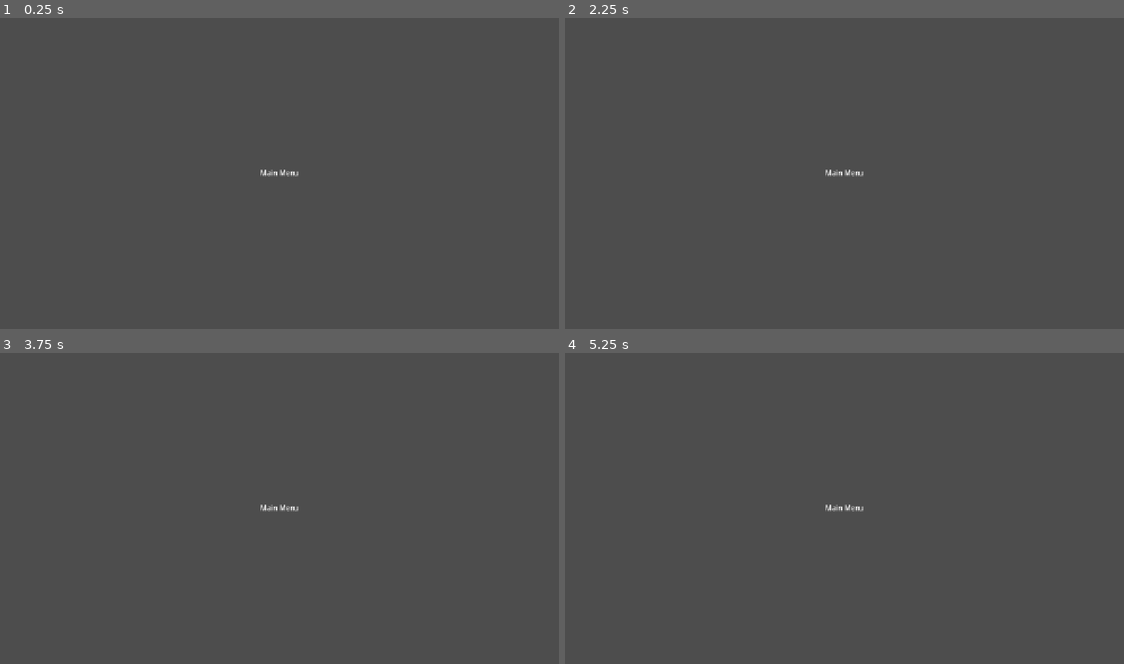
Above: before the commit, frames 1-4 (two rows, left to right).
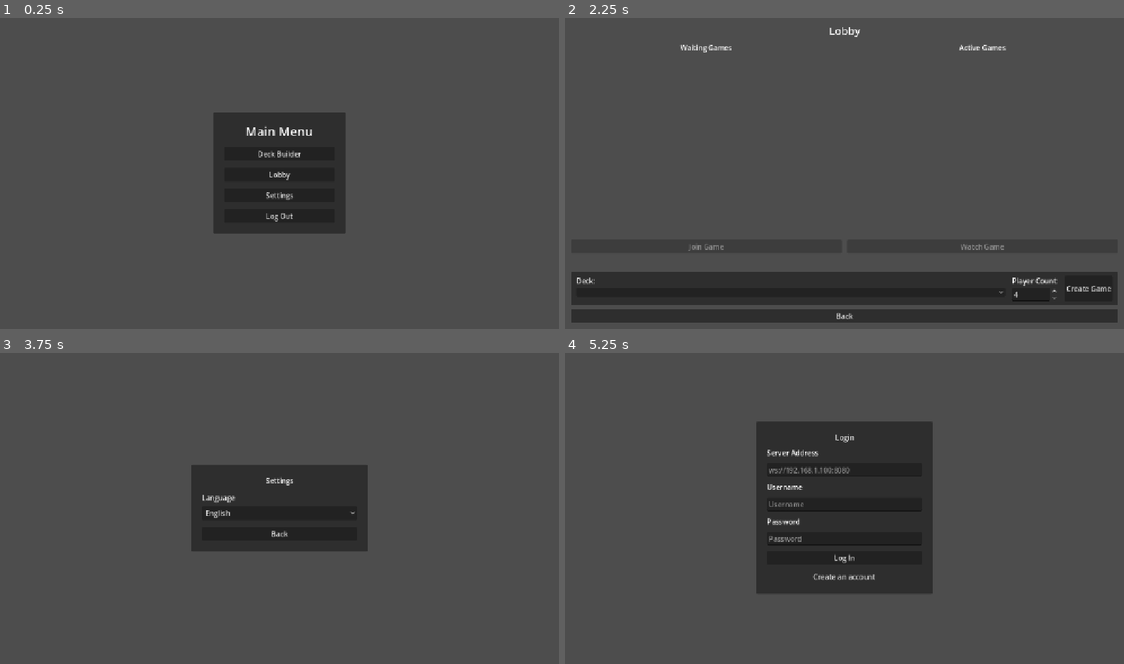
Above: after the commit, the same moments.

Repository: thelinkan/tribbles-kiro
Game: Godot game, scene res://scenes/MainMenu.tscn
Same seed, same stepped clock (60 frames per second), same inputs: the game is played once before the commit and once after it. This scene is started directly instead of the project's main scene.
Inputs (mouse positions are in pixels of both pictures, inside the frame that each line leads up to):
- Up to frame 1 (0.25 s): no input
- Up to frame 2 (2.25 s): click (844, 154) at 0.5 s, where only the run after the commit has a clickable "Deck Builder"; click (581, 316) at 1.25 s, where only the run after the commit has a clickable "Back"; click (844, 173) at 2 s, where only the run after the commit has a clickable "Lobby"
- Up to frame 3 (3.75 s): click (279, 651) at 2.75 s, where only the run after the commit has a clickable "Back"; click (279, 530) at 3.5 s, where only the run after the commit has a clickable "Settings"
- Up to frame 4 (5.25 s): click (844, 533) at 4.25 s, where only the run after the commit has a clickable "Back"; click (844, 552) at 5 s, where only the run after the commit has a clickable "Log Out"

The runs differ from the first frame. In frame 1, 8.9% of the frame differs, in the area x 38-62%, y 30-70%; in frame 2, 15%; in frame 3, 8.6%; in frame 4, 17%, in the area x 34-66%, y 21-78%.

Commit message:
bugfixes main menu and protocol handler

Diff:
--- a/client/scenes/MainMenu.tscn
+++ b/client/scenes/MainMenu.tscn
@@ -1,4 +1,6 @@
-[gd_scene format=3 uid="uid://main_menu"]
+[gd_scene load_steps=2 format=3 uid="uid://main_menu"]
+
+[ext_resource type="Script" path="res://scripts/MainMenu.gd" id="1_script"]
 
 [node name="MainMenu" type="Control"]
 layout_mode = 3
@@ -7,19 +9,54 @@
 anchor_bottom = 1.0
 grow_horizontal = 2
 grow_vertical = 2
+script = ExtResource("1_script")
 
-[node name="Label" type="Label" parent="."]
+[node name="CenterContainer" type="CenterContainer" parent="."]
 layout_mode = 1
-anchors_preset = 8
-anchor_left = 0.5
-anchor_top = 0.5
-anchor_right = 0.5
-anchor_bottom = 0.5
-offset_left = -60.0
-offset_top = -12.0
-offset_right = 60.0
-offset_bottom = 12.0
+anchors_preset = 15
+anchor_right = 1.0
+anchor_bottom = 1.0
 grow_horizontal = 2
 grow_vertical = 2
-text = "Main Menu"
+
+[node name="PanelContainer" type="PanelContainer" parent="CenterContainer"]
+layout_mode = 2
+custom_minimum_size = Vector2(300, 0)
+
+[node name="MarginContainer" type="MarginContainer" parent="CenterContainer/PanelContainer"]
+layout_mode = 2
+theme_override_constants/margin_left = 24
+theme_override_constants/margin_top = 24
+theme_override_constants/margin_right = 24
+theme_override_constants/margin_bottom = 24
+
+[node name="VBoxContainer" type="VBoxContainer" parent="CenterContainer/PanelContainer/MarginContainer"]
+layout_mode = 2
+theme_override_constants/separation = 16
+
+[node name="TitleLabel" type="Label" parent="CenterContainer/PanelContainer/MarginContainer/VBoxContainer"]
+unique_name_in_owner = true
+layout_mode = 2
+text = "Tribbles"
 horizontal_alignment = 1
+theme_override_font_sizes/font_size = 28
+
+[node name="DeckBuilderButton" type="Button" parent="CenterContainer/PanelContainer/MarginContainer/VBoxContainer"]
+unique_name_in_owner = true
+layout_mode = 2
+text = "Deck Builder"
+
+[node name="LobbyButton" type="Button" parent="CenterContainer/PanelContainer/MarginContainer/VBoxContainer"]
+unique_name_in_owner = true
+layout_mode = 2
+text = "Lobby"
+
+[node name="SettingsButton" type="Button" parent="CenterContainer/PanelContainer/MarginContainer/VBoxContainer"]
+unique_name_in_owner = true
+layout_mode = 2
+text = "Settings"
+
+[node name="LogoutButton" type="Button" parent="CenterContainer/PanelContainer/MarginContainer/VBoxContainer"]
+unique_name_in_owner = true
+layout_mode = 2
+text = "Log Out"
--- /dev/null
+++ b/client/scripts/MainMenu.gd
@@ -0,0 +1,39 @@
+## MainMenu — navigation hub after login.
+## Provides buttons to navigate to Deck Builder, Lobby, Settings, and Log Out.
+extends Control
+
+@onready var title_label: Label = %TitleLabel
+@onready var deck_builder_button: Button = %DeckBuilderButton
+@onready var lobby_button: Button = %LobbyButton
+@onready var settings_button: Button = %SettingsButton
+@onready var logout_button: Button = %LogoutButton
+
+
+func _ready() -> void:
+	title_label.text = tr("UI_MAIN_MENU_TITLE")
+	deck_builder_button.text = tr("UI_DECK_BUILDER")
+	lobby_button.text = tr("UI_LOBBY")
+	settings_button.text = tr("UI_SETTINGS")
+	logout_button.text = tr("UI_LOGOUT")
+
+	deck_builder_button.pressed.connect(_on_deck_builder)
+	lobby_button.pressed.connect(_on_lobby)
+	settings_button.pressed.connect(_on_settings)
+	logout_button.pressed.connect(_on_logout)
+
+
+func _on_deck_builder() -> void:
+	get_tree().change_scene_to_file("res://scenes/DeckBuilder.tscn")
+
+
+func _on_lobby() -> void:
+	get_tree().change_scene_to_file("res://scenes/LobbyScreen.tscn")
+
+
+func _on_settings() -> void:
+	get_tree().change_scene_to_file("res://scenes/SettingsScreen.tscn")
+
+
+func _on_logout() -> void:
+	NetworkClient.disconnect_from_server()
+	get_tree().change_scene_to_file("res://scenes/LoginScreen.tscn")
Not shown, changed: server/src/protocol/handler.py
